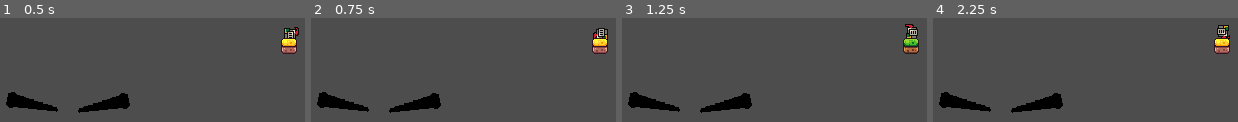
Above: before the commit, frames 1-4 (left to right).
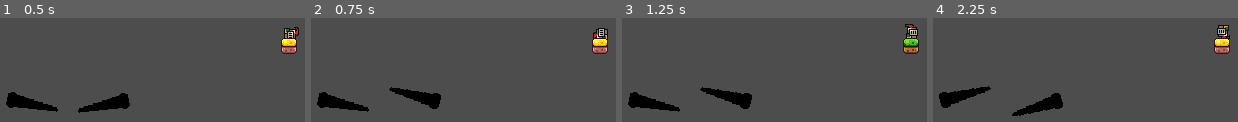
Above: after the commit, the same moments.

Repository: nathanielhogan/Pinball
Game: Godot game, scene res://scenes/game.tscn
Same seed, same stepped clock (60 frames per second), same inputs: the game is played once before the commit and once after it.
Inputs (mouse positions are in pixels of both pictures, inside the frame that each line leads up to):
- Up to frame 1 (0.5 s): no input
- Up to frame 2 (0.75 s): tap Enter (ui_accept) at 0.5 s; move the mouse to (outside the picture) at 0.52 s; hold Right (ui_right) from 0.53 s (still down); tap Space (Press) at 0.6 s
- Up to frame 3 (1.25 s): keep holding Right (ui_right); tap Enter (ui_accept) at 0.77 s
- Up to frame 4 (2.25 s): move the mouse to (outside the picture) at 1.27 s; tap Space (Press) at 1.35 s; tap Enter (ui_accept) at 1.52 s; move the mouse to (outside the picture) at 2.02 s; release Right (ui_right) at 2.03 s; press the mouse at (outside the picture) at 2.03 s; hold Left (ui_left) from 2.03 s (still down)

Frame 1 is identical in both runs. In frame 2, 1.7% of the frame differs, in the area x 25-43%, y 66-92%; in frame 3, 1.7%; in frame 4, 2.3%, in the area x 1-43%, y 65-95%.

Commit message:
separate flipper logic and add lerp to flippers

Diff:
--- a/scripts/bumpers.gd
+++ b/scripts/bumpers.gd
@@ -2,6 +2,14 @@
 @onready var sprite = $Sprite2D
 @onready var leftbumper = get_node("LeftBumper")
 @onready var rightbumper = get_node("RightBumper")
+@export var turnspeed = 40
+@export var target_angle_left = deg_to_rad(-15)
+@export var target_angle_right = deg_to_rad(15)
+@export var angle_offset_amount = 12
+
+@export var starting_angle_left = deg_to_rad(angle_offset_amount)
+@export var starting_angle_right = deg_to_rad(-angle_offset_amount)
+
 
 
 func _ready() -> void:
@@ -9,14 +17,34 @@
 
 # play animation
 func _physics_process(delta: float) -> void:
-	if Input.is_action_just_pressed("Press"):
-		for i in range(3):
-			leftbumper.rotation_degrees += -15
-			rightbumper.rotation_degrees += 15
-		await get_tree().create_timer(.1).timeout
-		for i in range(3):
-			leftbumper.rotation_degrees += 15
-			rightbumper.rotation_degrees += -15
+	var weight: float = 1.0 - exp(-turnspeed * delta)
+	if Input.is_action_pressed("ui_left"): #while left arrow pressed
+		#for i in range(3):
+			#leftbumper.rotation_degrees += -15
+			#rightbumper.rotation_degrees += 15
+		#await get_tree().create_timer(.1).timeout
+		#for i in range(3):
+			#leftbumper.rotation_degrees += 15
+			#rightbumper.rotation_degrees += -15
+
+		leftbumper.rotation = lerp_angle(leftbumper.rotation, target_angle_left, weight) #lerp from starting rotation to target
+	if(Input.is_action_just_released("ui_left")): #when left arrow released move back to starting position
+		leftbumper.rotation = leftbumper.rotation - angle_offset_amount
+	if Input.is_action_pressed("ui_right"):
+		rightbumper.rotation = lerp_angle(rightbumper.rotation, target_angle_right, weight)
+	if(Input.is_action_just_released("ui_right")):
+		rightbumper.rotation = rightbumper.rotation + angle_offset_amount
+
+	#if Input.is_action_just_released("Press"):
+		##while(leftbumper.rotation != starting_angle_left):
+			##leftbumper.rotation = lerp_angle(leftbumper.rotation, starting_angle_left, weight)
+			##rightbumper.rotation = lerp_angle(rightbumper.rotation, starting_angle_right, weight)
+		#leftbumper.rotation = leftbumper.rotation + -12
+		#rightbumper.rotation = rightbumper.rotation - -12
+
+
+
+
 
 #
 ## convert current rotation into radians
